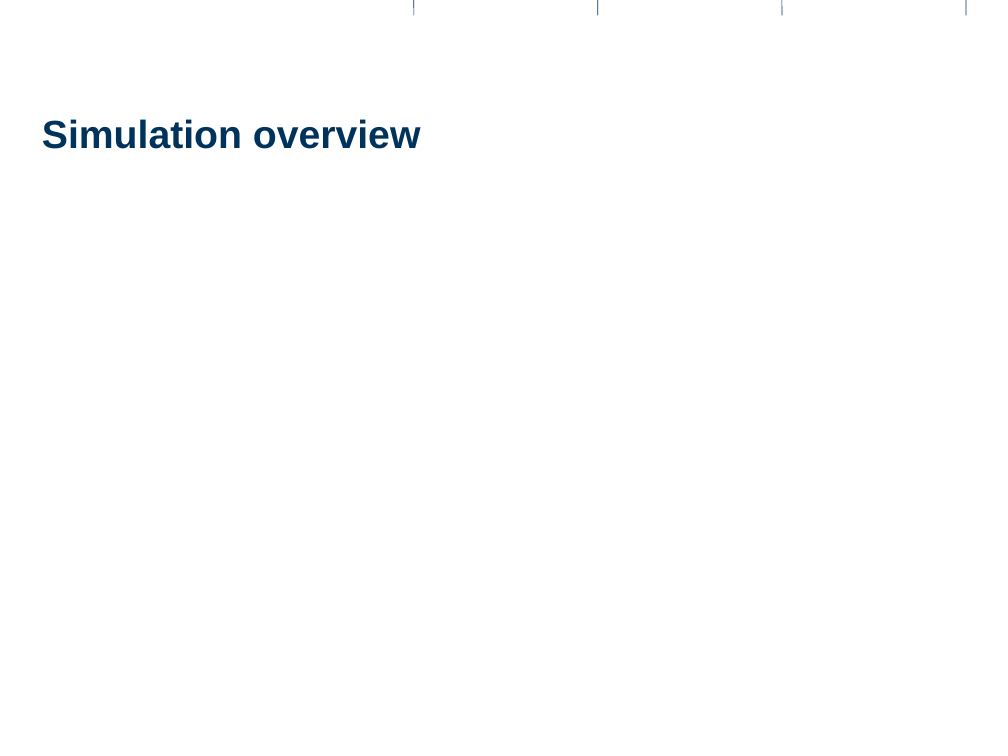
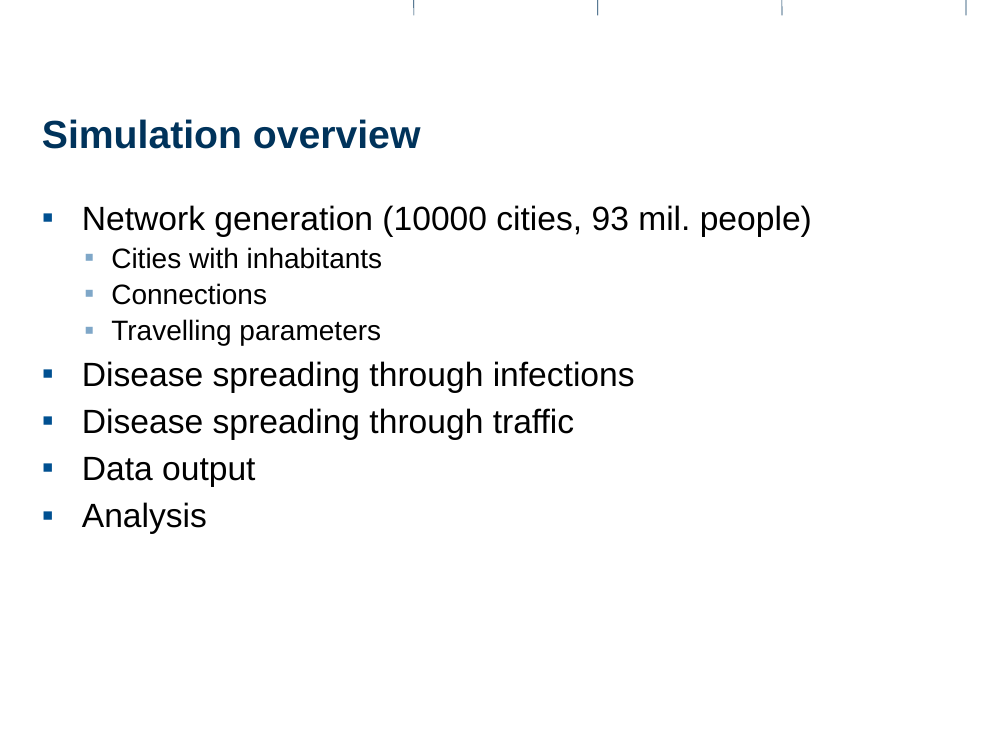
Before and after one commit to Pascal-Stucheli/Epidemic_Simulation_SS2012, a slide deck: slide 3 of presentation/Epicdemics_presentation.pptx. Drawn at 1008x756 pixels with LibreOffice and Linux fonts; fonts in the diff are those of the drawing; background and template pictures are left out. Boxes give left, top, right and bottom in pixels: in the first picture for what was removed or moved away, otherwise in the second. Text is boxed around its words. In the diff, an @@ line names an element or a change of style, - is before the commit and + after.

```diff
--- a/presentation/Epicdemics_presentation.pptx
+++ b/presentation/Epicdemics_presentation.pptx
@@ text added at (x1=82, y1=205, x2=812, y2=534), 24 pt, text #000000 @@
+▪ Network generation (10000 cities, 93 mil. people)
+  ▪ Cities with inhabitants
+  ▪ Connections
+  ▪ Travelling parameters
+▪ Disease spreading through infections
+▪ Disease spreading through traffic
+▪ Data output
+▪ Analysis
```
Also in this commit, not shown: 3 other slides changed.
